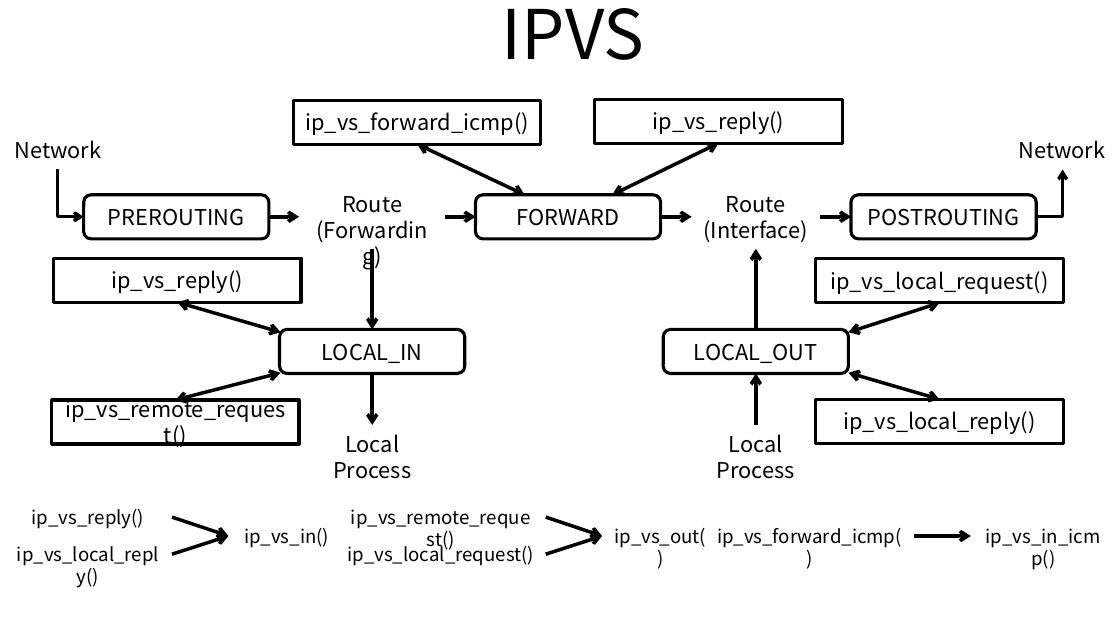
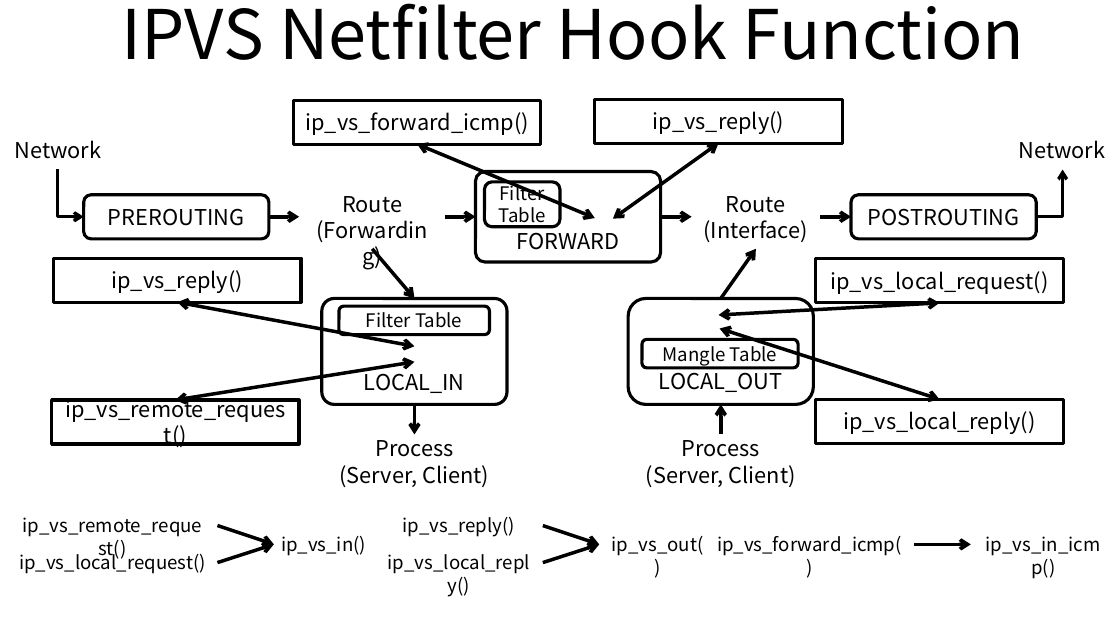
Before and after one commit to ssup2/blog-old, a slide deck: slide 2 of images/theory_analysis/Linux_LVS_IPVS/Linux_LVS_IPVS.pptx. Drawn at 1120x630 pixels with LibreOffice and Linux fonts; fonts in the diff are those of the drawing. Boxes give left, top, right and bottom in pixels: in the first picture for what was removed or moved away, otherwise in the second. Text is boxed around its words. In the diff, an @@ line names an element or a change of style, - is before the commit and + after.

Commit message:
Update kernel IPVS

```diff
--- a/images/theory_analysis/Linux_LVS_IPVS/Linux_LVS_IPVS.pptx
+++ b/images/theory_analysis/Linux_LVS_IPVS/Linux_LVS_IPVS.pptx
@@ title at <box>121,3,1025,60</box>: text changed @@
-IPVS
+IPVS Netfilter Hook Function
@@ double arrow moved from (418, 144) - (524, 195) to (418, 144) - (595, 218) @@
@@ double arrow moved from (719, 143) - (613, 195) to (719, 143) - (613, 218) @@
@@ rounded rectangle "FORWARD": place and size @@
-rounded rectangle "FORWARD" at <box>476,195,661,239</box>
+rounded rectangle "FORWARD" at <box>476,171,661,262</box>
@@ rounded rectangle "FORWARD" at <box>476,171,661,262</box>: vertical alignment middle to bottom; proportions changed @@
@@ rounded rectangle added at <box>485,181,560,226</box>, fill #FFFFFF, outline #000000 2 pt, 12 pt, text #000000 @@
+Filter Table
@@ arrow moved from (372, 249) - (372, 329) to (372, 249) - (414, 298) @@
@@ arrow moved from (756, 329) - (756, 249) to (721, 298) - (756, 249) @@
@@ rounded rectangle "LOCAL_IN" at <box>321,298,506,404</box>: vertical alignment middle to bottom; proportions changed @@
@@ rounded rectangle "LOCAL_IN": place and size @@
-rounded rectangle "LOCAL_IN" at <box>280,329,465,373</box>
+rounded rectangle "LOCAL_IN" at <box>321,298,506,404</box>
@@ rounded rectangle "LOCAL_OUT": place and size @@
-rounded rectangle "LOCAL_OUT" at <box>663,329,848,373</box>
+rounded rectangle "LOCAL_OUT" at <box>628,298,813,404</box>
@@ rounded rectangle "LOCAL_OUT" at <box>628,298,813,404</box>: vertical alignment middle to bottom @@
@@ double arrow moved from (177, 302) - (281, 333) to (177, 302) - (414, 346) @@
@@ rounded rectangle added at <box>339,306,489,334</box>, fill #FFFFFF, outline #000000 2 pt, 12 pt, text #000000 @@
+Filter Table
@@ double arrow moved from (940, 302) - (849, 333) to (940, 302) - (719, 315) @@
@@ double arrow moved from (940, 399) - (849, 373) to (940, 399) - (719, 328) @@
@@ rounded rectangle added at <box>642,339,797,367</box>, fill #FFFFFF, outline #000000 2 pt, 12 pt, text #000000 @@
+Mangle Table
@@ double arrow moved from (176, 400) - (280, 373) to (176, 400) - (414, 362) @@
@@ arrow moved from (372, 373) - (372, 426) to (414, 404) - (414, 435) @@
@@ arrow moved from (756, 373) - (756, 426) to (721, 404) - (721, 435) @@
@@ text at <box>339,440,489,487</box>: text changed @@
-Local Process
+Process
+(Server, Client)
@@ text at <box>646,440,796,487</box>: text changed @@
-Local Process
+Process
+(Server, Client)
@@ text "ip_vs_remote_request()": place and size @@
-text "ip_vs_remote_request()" at <box>351,509,531,529</box>
+text "ip_vs_remote_request()" at <box>23,517,203,537</box>
@@ text "ip_vs_reply()": place and size @@
-text "ip_vs_reply()" at <box>32,509,144,529</box>
+text "ip_vs_reply()" at <box>403,517,515,537</box>
@@ arrow moved from (545, 517) - (603, 536) to (217, 525) - (273, 544) @@
@@ text "ip_vs_in()": place and size @@
-text "ip_vs_in()" at <box>244,528,329,548</box>
+text "ip_vs_in()" at <box>281,536,366,556</box>
@@ arrow moved from (172, 517) - (228, 536) to (543, 525) - (599, 544) @@
@@ text "ip_vs_out()": place and size @@
-text "ip_vs_out()" at <box>614,528,706,548</box>
+text "ip_vs_out()" at <box>612,536,704,556</box>
@@ text "ip_vs_local_request()": place and size @@
-text "ip_vs_local_request()" at <box>347,542,534,566</box>
+text "ip_vs_local_request()" at <box>19,550,206,574</box>
@@ arrow moved from (545, 554) - (603, 536) to (217, 562) - (273, 544) @@
@@ text "ip_vs_local_reply()": place and size @@
-text "ip_vs_local_reply()" at <box>17,546,159,566</box>
+text "ip_vs_local_reply()" at <box>388,554,530,574</box>
@@ arrow moved from (172, 554) - (228, 536) to (543, 562) - (599, 544) @@
@@ 2 texts, 1 arrow: place and size @@
-2 texts, 1 arrow at <box>717,528,1101,548</box>
+2 texts, 1 arrow at <box>717,536,1101,556</box>
```
Also in this commit, not shown: 3 other files.
